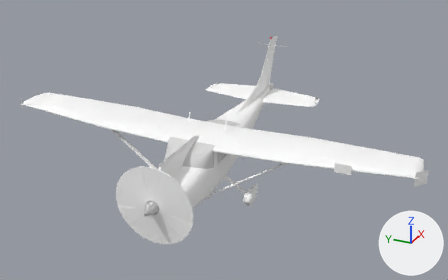
An edit to the Blender file dev/C182S.blend, drawn before and after from the same camera.
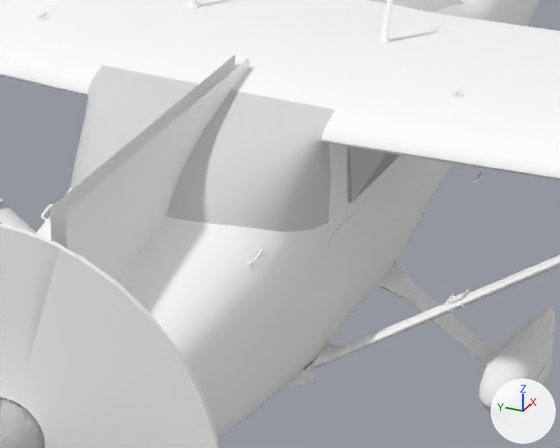
Each version is shown whole from a 50 mm camera at (-11.72, -6.44, 7.21) aimed at (2.43, -0.08, 0.14), then close up on the part from 34% to 58% of the width and 44% to 75% of the height. Every picture has the same lights, and +X, +Y and +Z are marked at lower right. The same objects are shown in both versions, whatever each file hides.

Names of what the first close-up shows: 'Door.L', 'FastProp', 'Flap.L', 'Fuselage', 'MainStrut.L', 'Plane.002X', 'PlaneX', 'SlowProp', 'Spinner', 'WheelFairing.L', 'Window.L.001', 'Windscreen'.
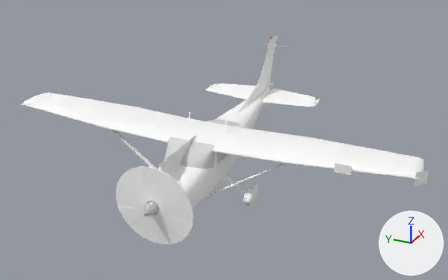
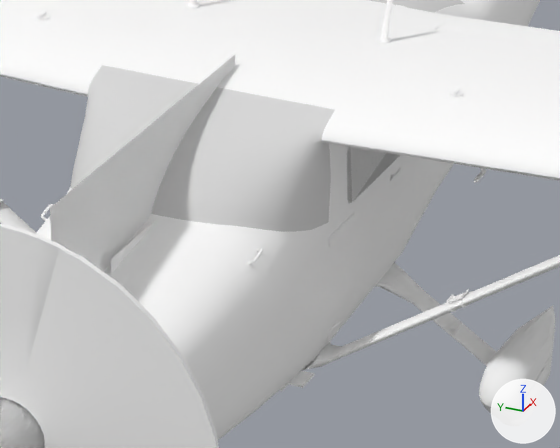
Pixel boxes [x1, y1, x2, y2] of what changed, in the close-ups (560 x 448 px):
'PlaneX', rescaled: before [65, 58, 249, 280]; after [111, 220, 156, 274]
'Plane.002X', unchanged, uncovered by the edit: before [50, 55, 235, 248]; after [50, 55, 235, 272]

The change, as a diff of the scene's bpy script:
```diff
--- a/dev/C182S.blend.py
+++ b/dev/C182S.blend.py
@@ ob_planex @@
 ob_planex.location = (0.0, 0.0, 0.0)
-ob_planex.scale = (0.896, 1.0, 0.91)
+ob_planex.scale = (0.448, 0.5, 0.455)
```
